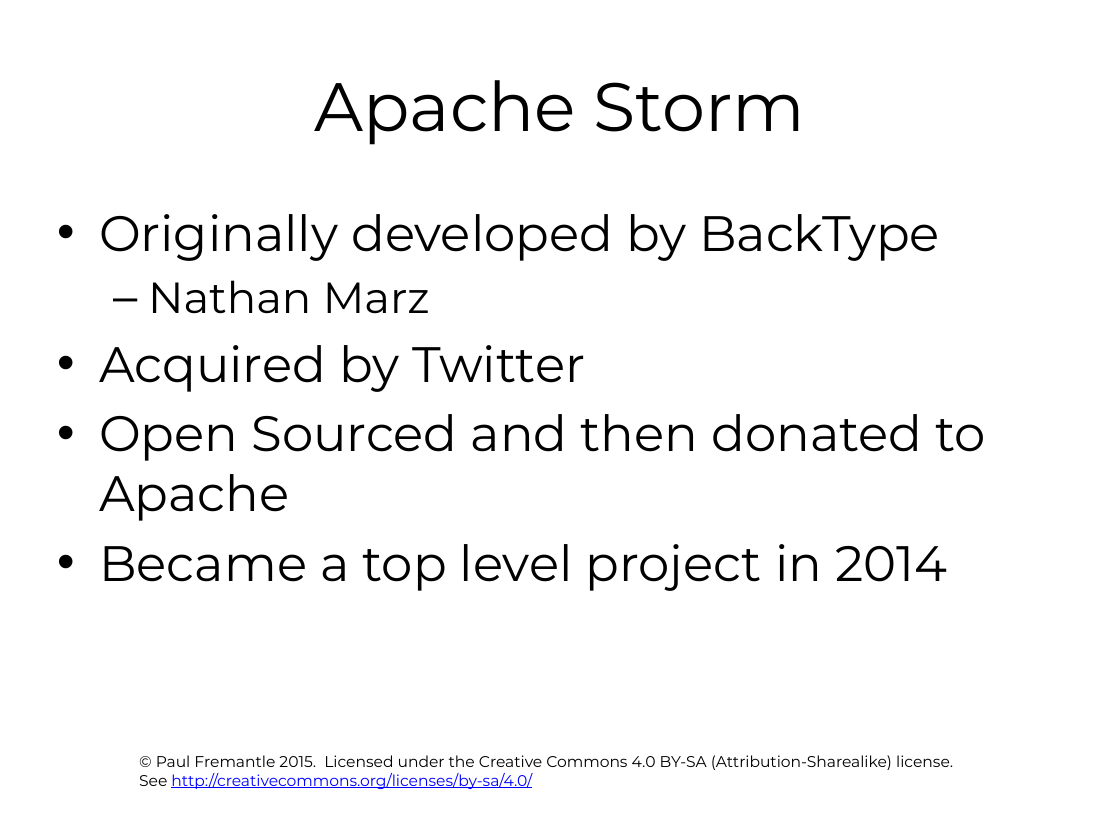
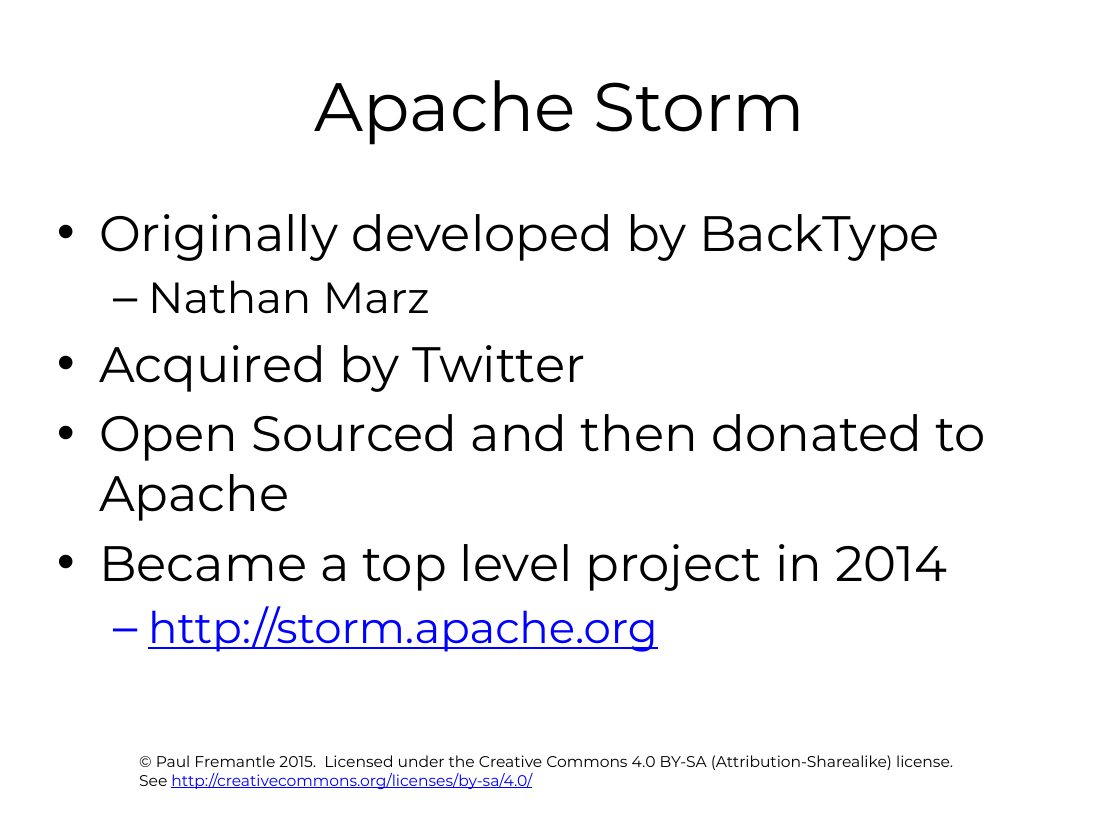
Before and after one commit to pzfreo/ox-clo, a slide deck: slide 10 of pres-source/11-realtime-bigdata.pptx. Drawn at 1120x840 pixels with LibreOffice and Linux fonts; fonts in the diff are those of the drawing; background and template pictures are left out. Boxes give left, top, right and bottom in pixels: in the first picture for what was removed or moved away, otherwise in the second. Text is boxed around its words. In the diff, an @@ line names an element or a change of style, - is before the commit and + after.

```diff
--- a/pres-source/11-realtime-bigdata.pptx
+++ b/pres-source/11-realtime-bigdata.pptx
@@ text at (148,606,658,652): paragraph added @@
+  – http://storm.apache.org
```
Also in this commit, not shown: 1 other slide changed.
